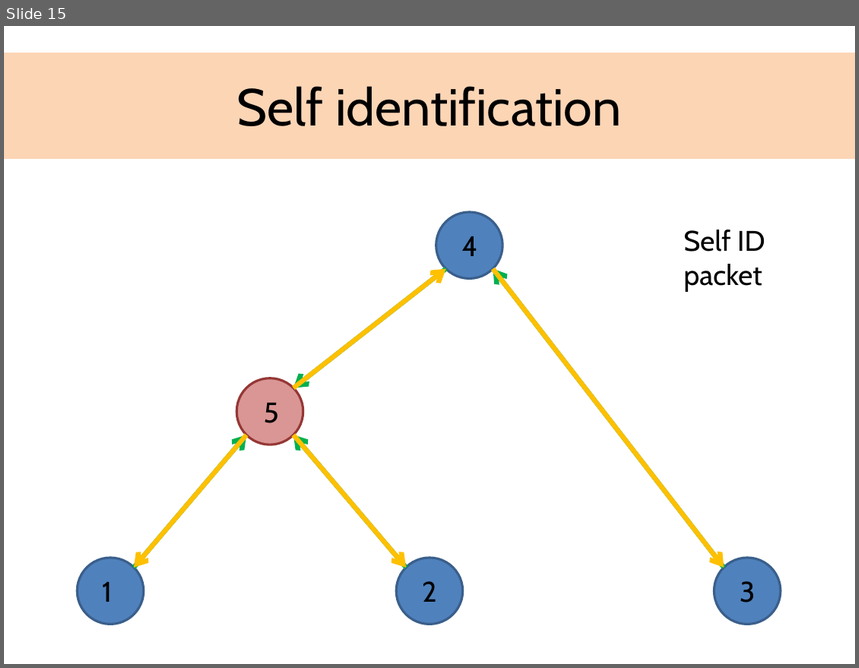
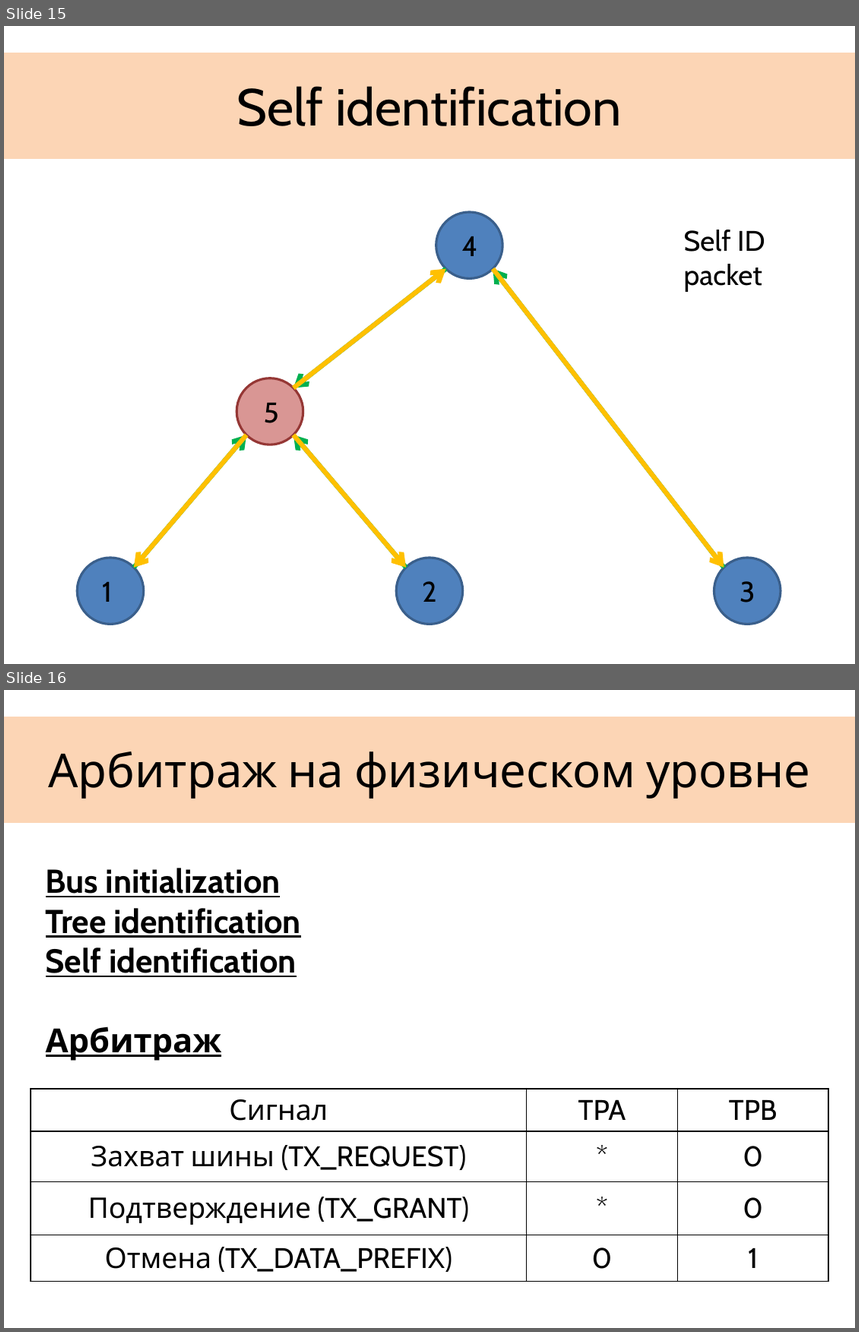
Before and after one commit to gosha92/FireWire, a slide deck: FireWire.pptx. Shown one above the other, each under a label of ours: slide 15 before the commit, slides 15 and 16 after it. The pictures are 859x668 and 859x1332 pixels, drawn with LibreOffice and Linux fonts; fonts in the diff are those of the drawing. Boxes give left, top, right and bottom in pixels: in the first picture for what was removed or moved away, otherwise in the second. Text is boxed around its words. In the diff, an @@ line names an element or a change of style, - is before the commit and + after.

```diff
--- a/FireWire.pptx
+++ b/FireWire.pptx
@@ slide 16 added at [4,690,855,1328], background #FFFFFF; not listed: 1 template element that a slide beside it also shows @@
@@ title added at [48,752,810,799], 39.6 pt, text #000000 @@
+Арбитраж на физическом уровне
@@ text added at [46,868,301,1061], 28 pt, text #000000, bold, underline @@
+Bus initialization
+Tree identification
+Self identification
+Арбитраж
@@ table added at [31,1089,828,1283], 4 rows, 3 columns @@
+Сигнал | TPA | TPB
+Захват шины (TX_REQUEST) | * | 0
+Подтверждение (TX_GRANT) | * | 0
+Отмена (TX_DATA_PREFIX) | 0 | 1
```
Also in this commit, not shown: 1 other slide added, 2 other files.
